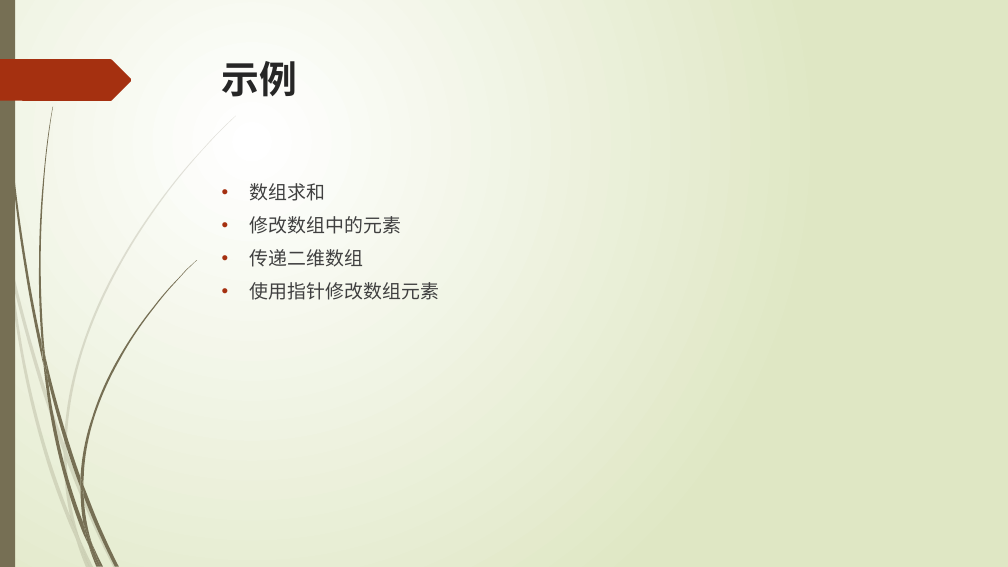
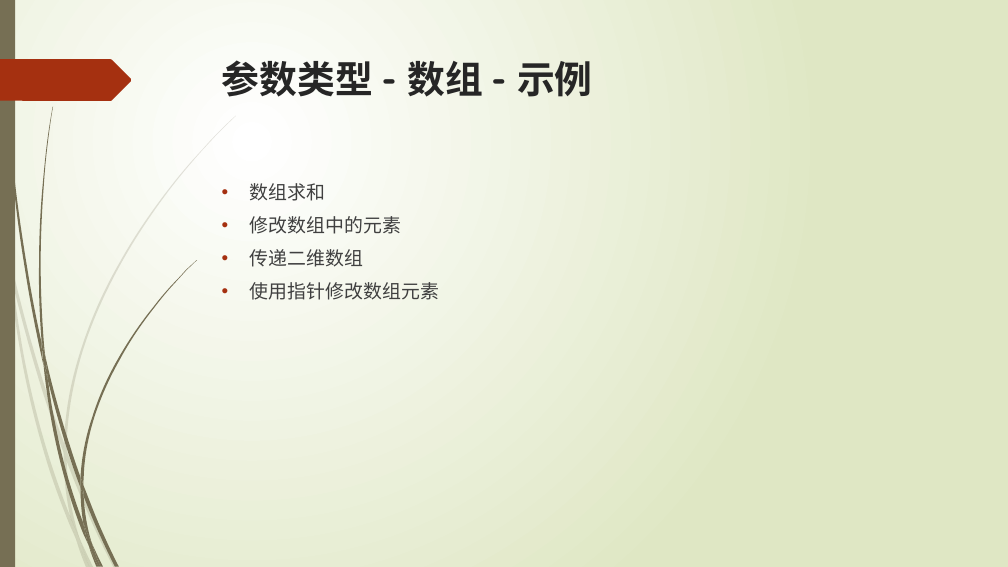
Before and after one commit to liuty2006/learn, a slide deck: slide 44 of learn_cpp/docs/C++语言培训.pptx (slide 45 before the commit). Drawn at 1008x567 pixels with LibreOffice and Linux fonts; fonts in the diff are those of the drawing. Boxes give left, top, right and bottom in pixels: in the first picture for what was removed or moved away, otherwise in the second. Text is boxed around its words. In the diff, an @@ line names an element or a change of style, - is before the commit and + after.

```diff
--- a/learn_cpp/docs/C++语言培训.pptx
+++ b/learn_cpp/docs/C++语言培训.pptx
@@ title at bbox=[222, 60, 593, 97]: text changed @@
-示例
+参数类型 - 数组 - 示例
```
Also in this commit, not shown: 3 other slides changed, 5 other files.
